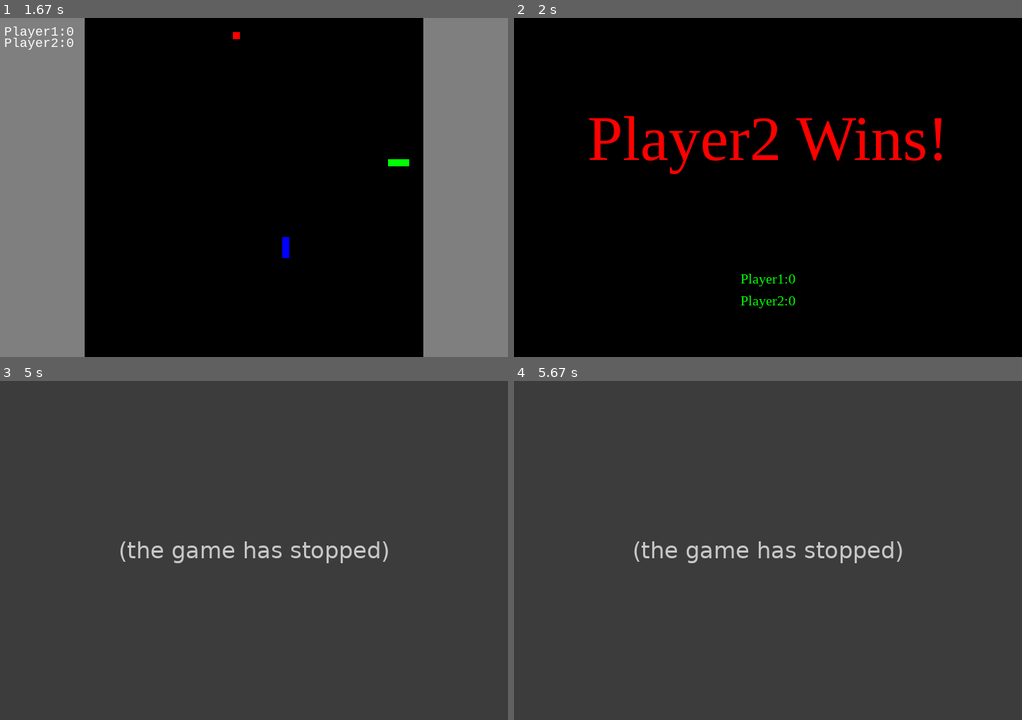
Above: before the commit, frames 1-4 (two rows, left to right).
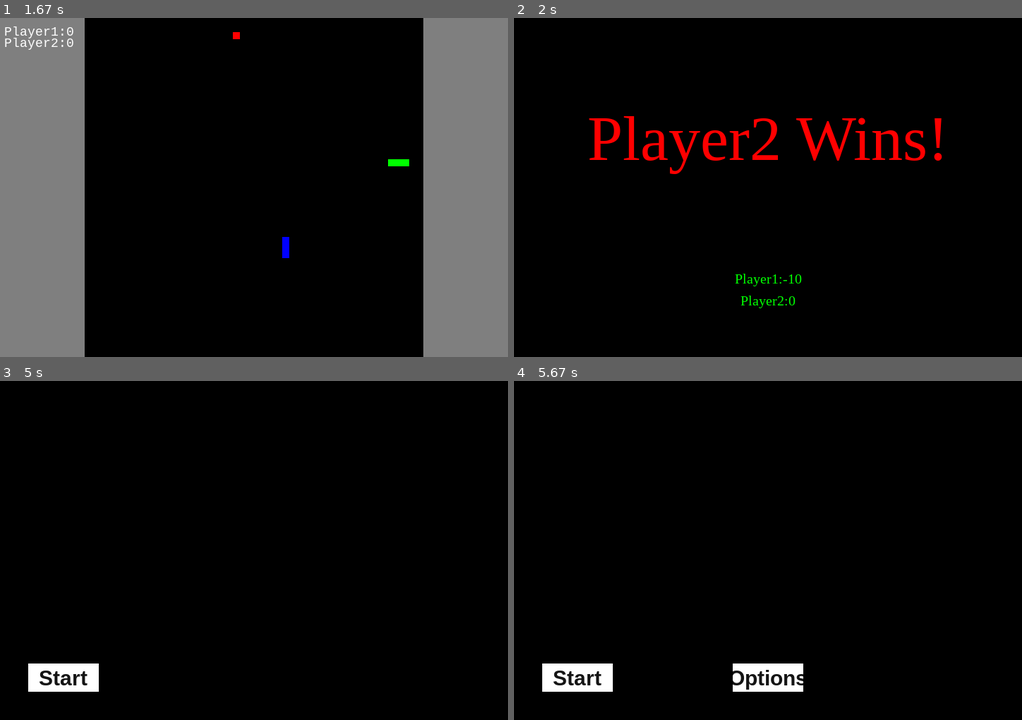
Above: after the commit, the same moments.

Repository: Worldeditory/snake_pygame
Game: pygame game, started from snake.py
Two runs of this game, one before a commit and one after it. Both use one fixed random seed, a clock stepped at 60 frames per second and the inputs below.
Inputs:
- Up to frame 1 (1.67 s): tap W at 0.33 s; tap D at 0.67 s; tap S at 1 s
- Up to frame 2 (2 s): no input
- Up to frame 3 (5 s): no input
- Up to frame 4 (5.67 s): no input

Frame 1 is identical in both runs. In frame 2, 0.2% of the frame differs, in the area x 43-57%, y 75-80%; in frame 3, 100%, in the area x 0-100%, y 0-100%; in frame 4, 100%.
Before the commit the program exited at 4.8 s; later frames show no game.

Commit message:
Update snake.py

Diff:
--- a/snake.py
+++ b/snake.py
@@ -3,7 +3,8 @@
 
 subprocess.check_call([sys.executable, "-m", "pip", "install", "pygame"])
 
-import pygame, random, time, os, winsound
+import pygame, random, time, os
+pygame.init()
 
 ### 1-1. 게임 사전 설정
 # 게임에 대한 기본적인 설정에 대한 변수
@@ -20,6 +21,7 @@
 # 색깔 정의 (Red, Green, Blue)
 # Colors (R, G, B)
 black = pygame.Color(0, 0, 0)
+gray = (55,55,55)
 white = pygame.Color(255, 255, 255)
 
 red = pygame.Color(255, 0, 0)
@@ -35,7 +37,10 @@
 # Game 관련 변수
 score1 = 0
 score2 = 0
-mode = 2
+penalty = 10
+obstacle = 1
+mode = 0
+terminal = 0
 
 snake_pos1 = [320, 200]
 snake_body1 = [
@@ -71,6 +76,9 @@
 obstacle_x = 0
 obstacle_y = 0
 
+#소리, 사진 asset을 위한 상대경로
+a=os.path.dirname(__file__)
+
 ### 1-2. Pygame 초기화
 # Pygame을 사용하기 위해 창 크기, 제목 등을 주어 초기화를 해줍니다.
 
@@ -104,6 +112,97 @@
     elif num == 2:
         snake_color2 = pygame.Color(r, g, b)
 
+#파일에서 소리를 가져와 재생하는 함수 / loop가 T일 시 반복재생
+def playSound(filename, loop=False):
+    pygame.mixer.music.load(a+filename)
+    if loop:
+        num = -1
+    else:
+        num = 1
+    pygame.mixer.music.play(num)
+    pygame.mixer.music.set_volume(10)
+
+class Buttons():
+    def __init__(self, x, y, width, height, buttonText='Button', onclickFunction=None, onePress=False, size=30):
+        self.x = x
+        self.y = y
+        self.width = width
+        self.height = height
+        self.onclickFunction = onclickFunction
+        self.onePress = onePress
+        self.alreadyPressed = False
+        self.size = size
+
+        self.fillColors = {
+            'normal': '#ffffff',
+            'hover': '#666666',
+            'pressed': '#333333',
+        }
+        self.buttonSurface = pygame.Surface((self.width, self.height))
+        self.buttonRect = pygame.Rect(self.x, self.y, self.width, self.height)
+        myFont = pygame.font.SysFont( "arial", 30, True, False)
+        self.buttonSurf = myFont.render(buttonText, True, (20, 20, 20))
+
+    def process(self):
+
+        mousePos = pygame.mouse.get_pos()
+
+        self.buttonSurface.fill(self.fillColors['normal'])
+        if self.buttonRect.collidepoint(mousePos):
+            self.buttonSurface.fill(self.fillColors['hover'])
+
+            if pygame.mouse.get_pressed(num_buttons=3)[0]:
+                self.buttonSurface.fill(self.fillColors['pressed'])
+
+                if self.onePress:
+                    self.onclickFunction()
+
+                elif not self.alreadyPressed:
+                    self.onclickFunction()
+                    self.alreadyPressed = True
+
+            else:
+                self.alreadyPressed = False
+
+        self.buttonSurface.blit(self.buttonSurf, [
+            self.buttonRect.width/2 - self.buttonSurf.get_rect().width/2,
+            self.buttonRect.height/2 - self.buttonSurf.get_rect().height/2
+        ])
+        main_window.blit(self.buttonSurface, self.buttonRect)
+
+def changeterminal(num):
+    global terminal
+    terminal = num
+
+def changemode(num):
+    global mode
+    mode = num
+
+def changepenalty(num):
+    global penalty
+    penalty += num
+
+def allow_obstacle():
+    global obstacle
+    if obstacle == 1:
+        obstacle = 0
+    else: obstacle = 1
+
+def quitgame():
+    pygame.quit()
+    sys.exit()
+
+startB = Buttons(40, 400, 100, 40, 'Start', changeterminal(2))
+optionB= Buttons(310, 400, 100, 40, 'Options', changeterminal(1))
+exitB = Buttons(580, 400, 100, 40, 'Quit', quitgame)
+
+pUP = Buttons(140, 150, 100, 40, 'penalty up', changepenalty(1))
+pDOWN = Buttons(500, 150, 100, 40, 'penalty down', changepenalty(-1))
+wallB = Buttons(360, 300, 100, 40, 'allow/decline obstacle', allow_obstacle)
+backB = Buttons(360, 450, 100, 40, 'Back', changeterminal(0))
+
+player1 = Buttons(30, 30, 100, 40, '1 player', changemode(1))
+player2 = Buttons(30, 30, 100, 40, '2 player', changemode(2))
 
 # Score
 def show_score(window, size, choice, color, font, fontsize):
@@ -137,25 +236,19 @@
 
 # Game Over
 def game_over(window, size):
-    win = 0
-    if out1 == out2:
-        if out1 == 0:
-            win = 0
-        else:
-            win = 3
-    elif out1 == 0:
-        win = 1
-    else:
-        win = 2
-
+    playSound("\snake_assets\sound\Gameover.wav")
+
+    global flag, score1, score2,mode
     # 'Game Over'문구를 띄우기 위한 설정입니다.
     my_font = pygame.font.SysFont("times new roman", 90)
-    if win == 0:
+    if mode == 0:
         game_over_surface = my_font.render("Game Over", True, red)
-    elif win == 3:
-        game_over_surface = my_font.render("Draw!", True, red)
+    elif score1>score2:
+        game_over_surface = my_font.render("Player1 Wins!", True, red)
+    elif score1<score2:
+        game_over_surface = my_font.render("Player2 Wins!", True, red)
     else:
-        game_over_surface = my_font.render(f"Player{win} Wins!", True, red)
+        game_over_surface = my_font.render("It's a Draw!", True, red)
     game_over_rect = game_over_surface.get_rect()
     game_over_rect.midtop = (size[0] / 2, size[1] / 4)
 
@@ -168,12 +261,10 @@
 
     # 그려진 화면을 실제로 띄워줍니다.
     pygame.display.flip()
-
     # 3초 기다린 후 게임을 종료합니다.
-    time.sleep(3)
-    pygame.quit()
-    sys.exit()
-
+    pygame.time.delay(3000)
+    mode=0
+    score1 = score2 = 0
 
 # Keyboard input
 def get_keyboard1(key, cur_dir):
@@ -222,8 +313,7 @@
     for event in pygame.event.get():
         # 종료시 실제로 프로그램을 종료합니다.
         if event.type == pygame.QUIT:
-            pygame.quit()
-            sys.exit()
+            quitgame()
         elif event.type == pygame.KEYDOWN:
             # esc 키를 눌렀을떄 종료 신호를 보냅니다.
             if event.key == pygame.K_ESCAPE:
@@ -232,201 +322,196 @@
                 # 입력 키로 방향을 얻어냅니다.
                 direction1 = get_keyboard1(event.key, direction1)
                 direction2 = get_keyboard2(event.key, direction2)
-
-    # 승자가리는 변수 지정
-    out1 = out2 = 0
-
-    # 실제로 뱀의 위치를 옮깁니다.
-    if direction1 == "UP1":
-        snake_pos1[1] -= 10
-    if direction1 == "DOWN1":
-        snake_pos1[1] += 10
-    if direction1 == "LEFT1":
-        snake_pos1[0] -= 10
-    if direction1 == "RIGHT1":
-        snake_pos1[0] += 10
-
-    if mode == 2:
-        if direction2 == "UP2":
-            snake_pos2[1] -= 10
-        if direction2 == "DOWN2":
-            snake_pos2[1] += 10
-        if direction2 == "LEFT2":
-            snake_pos2[0] -= 10
-        if direction2 == "RIGHT2":
-            snake_pos2[0] += 10
-
-    # 우선 증가시키고 음식의 위치가 아니라면 마지막을 뺍니다.
-    snake_body1.insert(0, list(snake_pos1))
-    if snake_pos1[0] == food_pos[0] and snake_pos1[1] == food_pos[1]:
-        score1 += 1
-        # 스코어 3점 오를때마다 속도 증가함
-        if fps_increase == 3:
-            fps += 1
-            fps_increase %= 3
+    main_window.fill(black)
+    for object in [startB,optionB,exitB]:
+        object.process()
+        pygame.display.update()
+    if terminal==1:
+        main_window.fill(white)
+        for object in [pUP,pDOWN,wallB,backB]:
+            object.process()
+            pygame.display.update()
+    if terminal==2:
+        for object in [player1,player2]:
+            object.process()
+            pygame.display.update()
+    if mode != 0:
+        # 실제로 뱀의 위치를 옮깁니다.
+        if direction1 == "UP1":
+            snake_pos1[1] -= 10
+        if direction1 == "DOWN1":
+            snake_pos1[1] += 10
+        if direction1 == "LEFT1":
+            snake_pos1[0] -= 10
+        if direction1 == "RIGHT1":
+            snake_pos1[0] += 10
+        if mode == 2:
+            if direction2 == "UP2":
+                snake_pos2[1] -= 10
+            if direction2 == "DOWN2":
+                snake_pos2[1] += 10
+            if direction2 == "LEFT2":
+                snake_pos2[0] -= 10
+            if direction2 == "RIGHT2":
+                snake_pos2[0] += 10
+        # 우선 증가시키고 음식의 위치가 아니라면 마지막을 뺍니다.
+        snake_body1.insert(0, list(snake_pos1))
+        if snake_pos1[0] == food_pos[0] and snake_pos1[1] == food_pos[1]:
+            score1 += 1
+            playSound("\snake_assets\sound\Beep.wav")
+            # 스코어 3점 오를때마다 속도 증가함
+            if fps_increase == 3:
+                fps += 1
+                fps_increase %= 3
+            else:
+                fps_increase += 1
+            food_spawn = False
+            snake_color_change(
+                random.randrange(0, 256),
+                random.randrange(0, 256),
+                random.randrange(0, 256),
+                num=1,
+            )
         else:
-            fps_increase += 1
-        food_spawn = False
-        snake_color_change(
-            random.randrange(0, 256),
-            random.randrange(0, 256),
-            random.randrange(0, 256),
-            num=1,
+            snake_body1.pop()
+        snake_body2.insert(0, list(snake_pos2))
+        if snake_pos2[0] == food_pos[0] and snake_pos2[1] == food_pos[1]:
+            score2 += 1
+            playSound("\snake_assets\sound\Beep.wav")
+            # 스코어 3점 오를때마다 속도 증가함
+            if fps_increase == 3:
+                fps += 1
+                fps_increase %= 3
+            else:
+                fps_increase += 1
+            food_spawn = False
+            snake_color_change(
+                random.randrange(0, 256),
+                random.randrange(0, 256),
+                random.randrange(0, 256),
+                num=2,
+            )
+        else:
+            snake_body2.pop()
+        # 음식이 없다면 음식을 랜덤한 위치에 생성합니다.
+        if not food_spawn:
+            # 임시로 음식 먹을때마다 색 바뀌게 만들었음
+            while food_spawn == False:
+                food_spawn = True
+                food_pos = [
+                    random.randrange(1 + 12, (frame[0] // 10) - 14) * 10,
+                    random.randrange(1, (frame[1] // 10)) * 10,
+                ]
+                # 만약 음식 생성 위치에 장애물이 있다면 다른곳에 음식을 생성함
+                for obstacle in obstacle_pos:
+                    if food_pos == obstacle:
+                        food_spawn = False
+                        break
+
+            # 장애물을 생성함
+            while 1:
+                obstacle_x = random.randrange(1 + 12, (frame[0] // 10) - 14) * 10
+                obstacle_y = random.randrange(1, (frame[1] // 10)) * 10
+                if [obstacle_x, obstacle_y] != food_pos:
+                    obstacle_pos.append([obstacle_x, obstacle_y])
+                    break
+
+        # 우선 게임을 검은 색으로 채우고 뱀의 각 위치마다 그림을 그립니다.
+        main_window.fill(black)
+        pygame.draw.rect(
+            main_window, pygame.Color(127, 127, 127), pygame.Rect(0, 0, 120, 480)
         )
-    else:
-        snake_body1.pop()
-
-    snake_body2.insert(0, list(snake_pos2))
-    if snake_pos2[0] == food_pos[0] and snake_pos2[1] == food_pos[1]:
-        score2 += 1
-        # 스코어 3점 오를때마다 속도 증가함
-        if fps_increase == 3:
-            fps += 1
-            fps_increase %= 3
-        else:
-            fps_increase += 1
-        food_spawn = False
-        snake_color_change(
-            random.randrange(0, 256),
-            random.randrange(0, 256),
-            random.randrange(0, 256),
-            num=2,
+        pygame.draw.rect(
+            main_window,
+            pygame.Color(127, 127, 127),
+            pygame.Rect(frame[0] - 120, 0, 120, 480),
         )
-    else:
-        snake_body2.pop()
-
-    # 음식이 없다면 음식을 랜덤한 위치에 생성합니다.
-    if not food_spawn:
-        # 임시로 음식 먹을때마다 색 바뀌게 만들었음
-        while food_spawn == False:
-            food_spawn = True
-            food_pos = [
-                random.randrange(1 + 12, (frame[0] // 10) - 14) * 10,
-                random.randrange(1, (frame[1] // 10)) * 10,
-            ]
-            # 만약 음식 생성 위치에 장애물이 있다면 다른곳에 음식을 생성함
+        # 무지개 뱀 만들기
+        # rainbow_idx = 0
+        for pos in snake_body1:
+            pygame.draw.rect(main_window, snake_color1, pygame.Rect(pos[0], pos[1], 10, 10))
+            # 무지개 뱀 관련 코드
+            # pygame.draw.rect(
+            #     main_window, rainbow[rainbow_idx], pygame.Rect(pos[0], pos[1], 10, 10)
+            # )
+            # rainbow_idx += 1
+            # rainbow_idx %= 7
+        if mode == 2:
+            for pos in snake_body2:
+                pygame.draw.rect(
+                    main_window, snake_color2, pygame.Rect(pos[0], pos[1], 10, 10)
+                )
+            # 무지개 뱀 관련 코드
+            # pygame.draw.rect(
+            #     main_window, rainbow[rainbow_idx], pygame.Rect(pos[0], pos[1], 10, 10)
+            # )
+            # rainbow_idx += 1
+            # rainbow_idx %= 7
+        # 음식을 그립니다.
+        pygame.draw.rect(main_window, red, pygame.Rect(food_pos[0], food_pos[1], 10, 10))
+        # 장애물을 그립니다
+        for obstacle in obstacle_pos:
+            pygame.draw.rect(
+                main_window, white, pygame.Rect(obstacle[0], obstacle[1], 10, 10)
+            )
+        # Game Over 상태를 확인합니다.
+        if mode == 1:
+            # 바깥 벽
+            if snake_pos1[0] < 0 + 120 or snake_pos1[0] > frame[0] - 10 - 120:
+                game_over(main_window, frame)
+            if snake_pos1[1] < 0 or snake_pos1[1] > frame[1] - 10:
+                game_over(main_window, frame)
+            # 자기 몸
+            for block in snake_body1[1:]:
+                if snake_pos1[0] == block[0] and snake_pos1[1] == block[1]:
+                    game_over(main_window, frame)
+            # 장애물
             for obstacle in obstacle_pos:
-                if food_pos == obstacle:
-                    food_spawn = False
-                    break
-
-        # 장애물을 생성함
-        while 1:
-            obstacle_x = random.randrange(1 + 12, (frame[0] // 10) - 14) * 10
-            obstacle_y = random.randrange(1, (frame[1] // 10)) * 10
-            if [obstacle_x, obstacle_y] != food_pos:
-                obstacle_pos.append([obstacle_x, obstacle_y])
-                break
-
-    # 우선 게임을 검은 색으로 채우고 뱀의 각 위치마다 그림을 그립니다.
-    main_window.fill(black)
-
-    pygame.draw.rect(
-        main_window, pygame.Color(127, 127, 127), pygame.Rect(0, 0, 120, 480)
-    )
-    pygame.draw.rect(
-        main_window,
-        pygame.Color(127, 127, 127),
-        pygame.Rect(frame[0] - 120, 0, 120, 480),
-    )
-
-    # 무지개 뱀 만들기
-    # rainbow_idx = 0
-
-    for pos in snake_body1:
-        pygame.draw.rect(main_window, snake_color1, pygame.Rect(pos[0], pos[1], 10, 10))
-        # 무지개 뱀 관련 코드
-        # pygame.draw.rect(
-        #     main_window, rainbow[rainbow_idx], pygame.Rect(pos[0], pos[1], 10, 10)
-        # )
-        # rainbow_idx += 1
-        # rainbow_idx %= 7
-
-    if mode == 2:
-        for pos in snake_body2:
-            pygame.draw.rect(
-                main_window, snake_color2, pygame.Rect(pos[0], pos[1], 10, 10)
-            )
-        # 무지개 뱀 관련 코드
-        # pygame.draw.rect(
-        #     main_window, rainbow[rainbow_idx], pygame.Rect(pos[0], pos[1], 10, 10)
-        # )
-        # rainbow_idx += 1
-        # rainbow_idx %= 7
-
-    # 음식을 그립니다.
-    pygame.draw.rect(main_window, red, pygame.Rect(food_pos[0], food_pos[1], 10, 10))
-
-    # 장애물을 그립니다
-    for obstacle in obstacle_pos:
-        pygame.draw.rect(
-            main_window, white, pygame.Rect(obstacle[0], obstacle[1], 10, 10)
-        )
-
-    # Game Over 상태를 확인합니다.
-    if mode == 1:
-        # 바깥 벽
-        if snake_pos1[0] < 0 + 120 or snake_pos1[0] > frame[0] - 10 - 120:
-            game_over(main_window, frame)
-        if snake_pos1[1] < 0 or snake_pos1[1] > frame[1] - 10:
-            game_over(main_window, frame)
-
-        # 자기 몸
-        for block in snake_body1[1:]:
-            if snake_pos1[0] == block[0] and snake_pos1[1] == block[1]:
+                if snake_pos1[0] == obstacle[0] and snake_pos1[1] == obstacle[1]:
+                    game_over(main_window, frame)
+        elif mode == 2:
+            # 바깥 벽
+            if (
+                snake_pos1[0] < 0 + 120
+                or snake_pos1[0] > frame[0] - 10 - 120
+                or snake_pos1[1] < 0
+                or snake_pos1[1] > frame[1] - 10
+                ):
+                score1 -= penalty
                 game_over(main_window, frame)
-
-        # 장애물
-        for obstacle in obstacle_pos:
-            if snake_pos1[0] == obstacle[0] and snake_pos1[1] == obstacle[1]:
+            if (
+                snake_pos2[0] < 0 + 120
+                or snake_pos2[0] > frame[0] - 10 - 120
+                or snake_pos2[1] < 0
+                or snake_pos2[1] > frame[1] - 10
+                ):
+                score2 -= penalty
                 game_over(main_window, frame)
-
-    elif mode == 2:
-        # 바깥 벽
-        if snake_pos1[0] < 0 + 120 or snake_pos1[0] > frame[0] - 10 - 120:
-            out1 = 1
-            game_over(main_window, frame)
-        if snake_pos1[1] < 0 or snake_pos1[1] > frame[1] - 10:
-            out1 = 1
-            game_over(main_window, frame)
-
-        if snake_pos2[0] < 0 + 120 or snake_pos2[0] > frame[0] - 10 - 120:
-            out2 = 1
-            game_over(main_window, frame)
-        if snake_pos2[1] < 0 or snake_pos2[1] > frame[1] - 10:
-            out2 = 1
-            game_over(main_window, frame)
-
-        # 뱀끼리의 몸 충돌
-        for block in snake_body1[1:]:
-            if snake_pos1[0] == block[0] and snake_pos1[1] == block[1]:
-                out1 = 1
-                game_over(main_window, frame)
-            if snake_pos2[0] == block[0] and snake_pos2[1] == block[1]:
-                out2 = 1
-                game_over(main_window, frame)
-
-        for block in snake_body2[1:]:
-            if snake_pos1[0] == block[0] and snake_pos1[1] == block[1]:
-                out1 = 1
-                game_over(main_window, frame)
-            if snake_pos2[0] == block[0] and snake_pos2[1] == block[1]:
-                out2 = 1
-                game_over(main_window, frame)
-
-        # 장애물과의 충돌
-        for obstacle in obstacle_pos:
-            if snake_pos1[0] == obstacle[0] and snake_pos1[1] == obstacle[1]:
-                out1 = 1
-                game_over(main_window, frame)
-            if snake_pos2[0] == obstacle[0] and snake_pos2[1] == obstacle[1]:
-                out2 = 1
-                game_over(main_window, frame)
-
-    # 점수를 띄워줍니다.
-    show_score(main_window, frame, 1, white, "consolas", 20)
-
-    pygame.display.update()
-
-    # 해당 FPS만큼 대기
-    fps_controller.tick(fps)
+            # 뱀끼리의 몸 충돌
+            for block in snake_body1[1:]:
+                if snake_pos1[0] == block[0] and snake_pos1[1] == block[1]:
+                    score1 -= penalty
+                    game_over(main_window, frame)
+                if snake_pos2[0] == block[0] and snake_pos2[1] == block[1]:
+                    score2 -= penalty
+                    game_over(main_window, frame)
+            for block in snake_body2[1:]:
+                if snake_pos1[0] == block[0] and snake_pos1[1] == block[1]:
+                    score1 -= penalty
+                    game_over(main_window, frame)
+                if snake_pos2[0] == block[0] and snake_pos2[1] == block[1]:
+                    score2 -= penalty
+                    game_over(main_window, frame)
+            # 장애물과의 충돌
+            for obstacle in obstacle_pos:
+                if snake_pos1[0] == obstacle[0] and snake_pos1[1] == obstacle[1]:
+                    score1 -= penalty
+                    game_over(main_window, frame)
+                if snake_pos2[0] == obstacle[0] and snake_pos2[1] == obstacle[1]:
+                    score2 -= penalty
+                    game_over(main_window, frame)
+        # 점수를 띄워줍니다.
+        show_score(main_window, frame, 1, white, "consolas", 20)
+        pygame.display.update()
+        # 해당 FPS만큼 대기
+        fps_controller.tick(fps)
